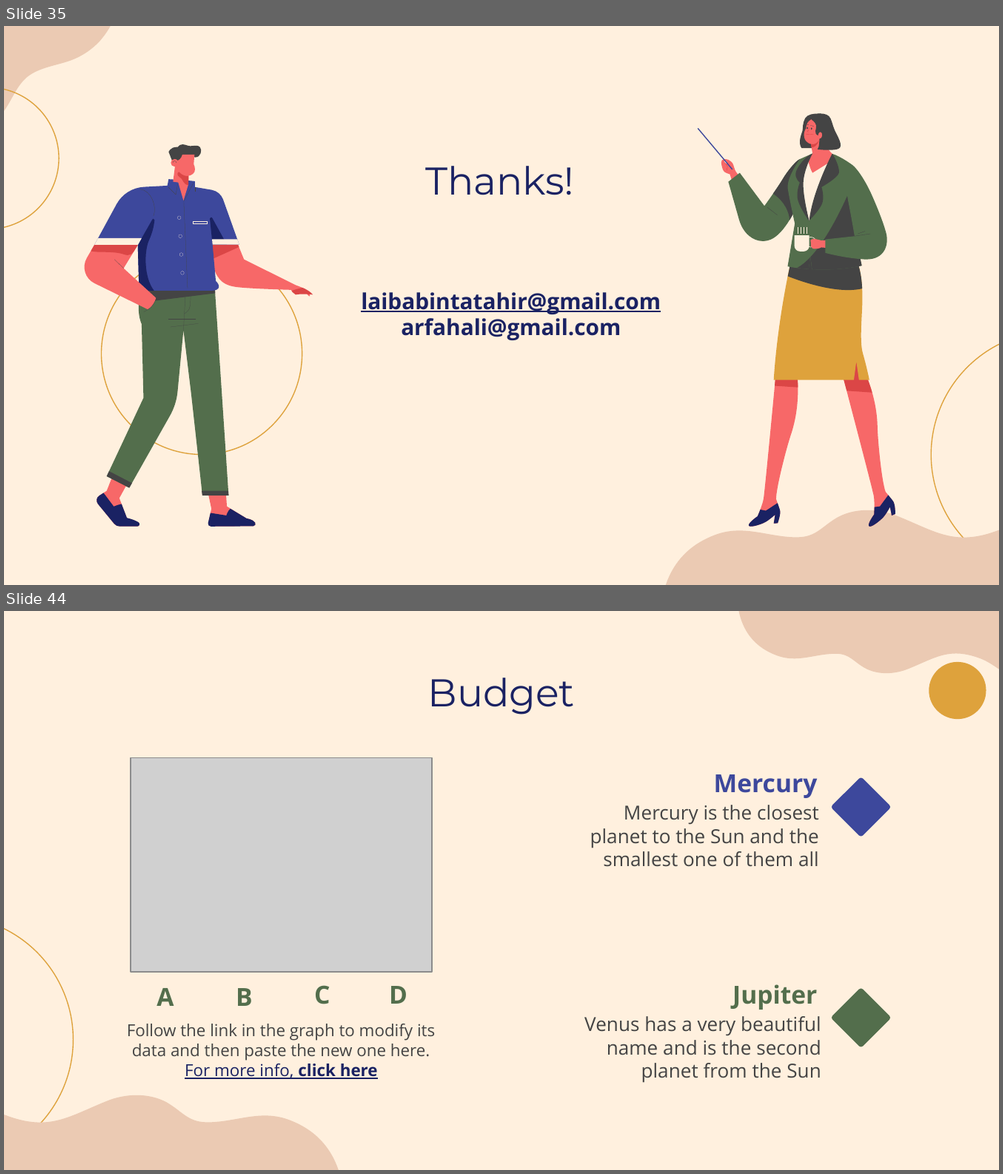
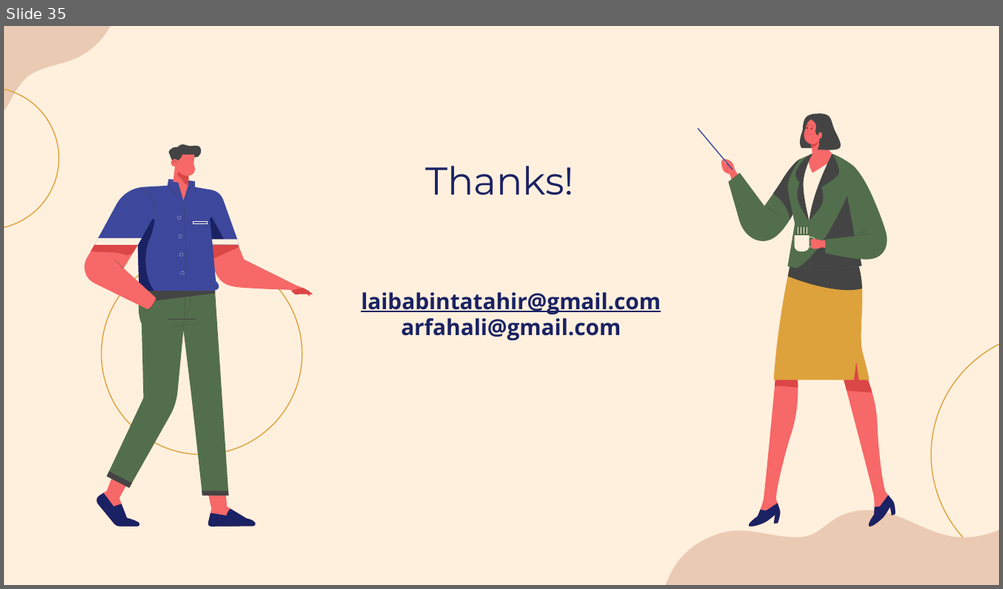
Before and after one commit to laibabintatahir/SRS-HMS, a slide deck: SRS_Presentation.pptx. Shown one above the other, each under a label of ours: slides 35 and 44 before the commit, slide 35 after it; the slides between them are not shown. The pictures are 1003x1174 and 1003x589 pixels, drawn with LibreOffice and Linux fonts; fonts in the diff are those of the drawing; grey boxes stand for pictures. Boxes give left, top, right and bottom in pixels: in the first picture for what was removed or moved away, otherwise in the second. Text is boxed around its words. In the diff, an @@ line names an element or a change of style, - is before the commit and + after.

```diff
--- a/SRS_Presentation.pptx
+++ b/SRS_Presentation.pptx
@@ slide 44 removed at <box>4,611,999,1170</box>, background #FFF0DE @@
@@ freeform shape removed at <box>739,611,999,674</box> @@
@@ freeform shape removed at <box>928,662,986,719</box> @@
@@ title removed at <box>428,678,575,715</box> @@
-Budget
@@ picture removed at <box>131,758,432,973</box> @@
@@ subtitle removed at <box>714,775,817,798</box> @@
-Mercury
@@ freeform shape removed at <box>831,778,891,837</box> @@
@@ subtitle removed at <box>590,805,819,867</box> @@
-Mercury is the closest planet to the Sun and the smallest one of them all
@@ ellipse removed at <box>4,917,74,1164</box> @@
@@ subtitle removed at <box>314,985,330,1005</box> @@
-C
@@ subtitle removed at <box>389,986,407,1004</box> @@
-D
@@ subtitle removed at <box>732,985,817,1010</box> @@
-Jupiter
@@ subtitle removed at <box>156,988,173,1006</box> @@
-A
@@ subtitle removed at <box>236,988,253,1006</box> @@
-B
@@ freeform shape removed at <box>831,989,891,1048</box> @@
@@ text removed at <box>127,1024,435,1079</box> @@
-Follow the link in the graph to modify its data and then paste the new one here. For more info, click here
@@ subtitle removed at <box>584,1017,821,1083</box> @@
-Venus has a very beautiful name and is the second planet from the Sun
@@ freeform shape removed at <box>4,1096,338,1170</box> @@
```
Also in this commit, not shown: 20 other slides removed.
